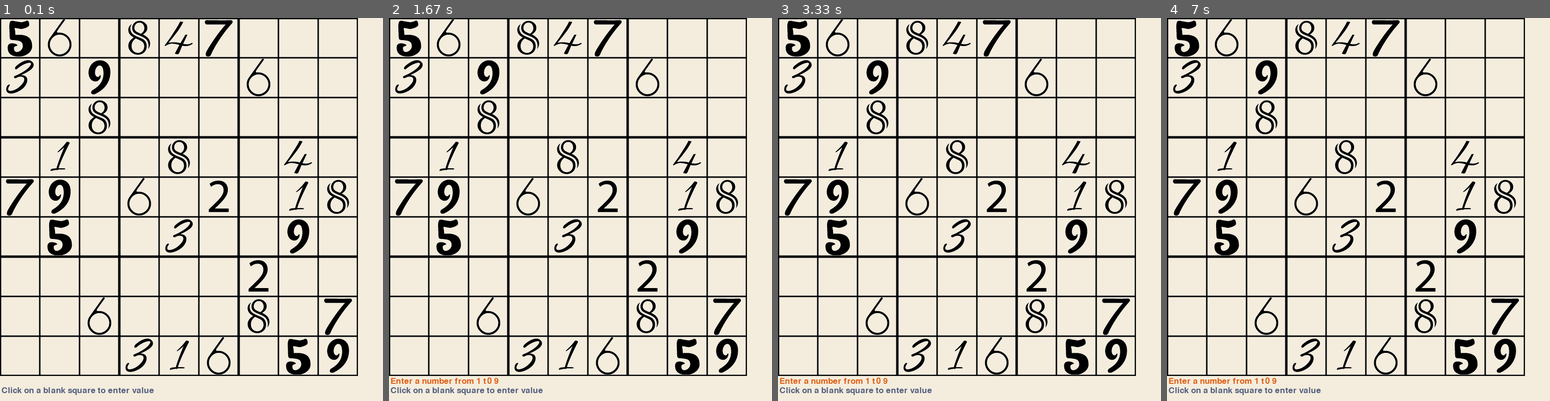
Above: before the commit, frames 1-4 (left to right).
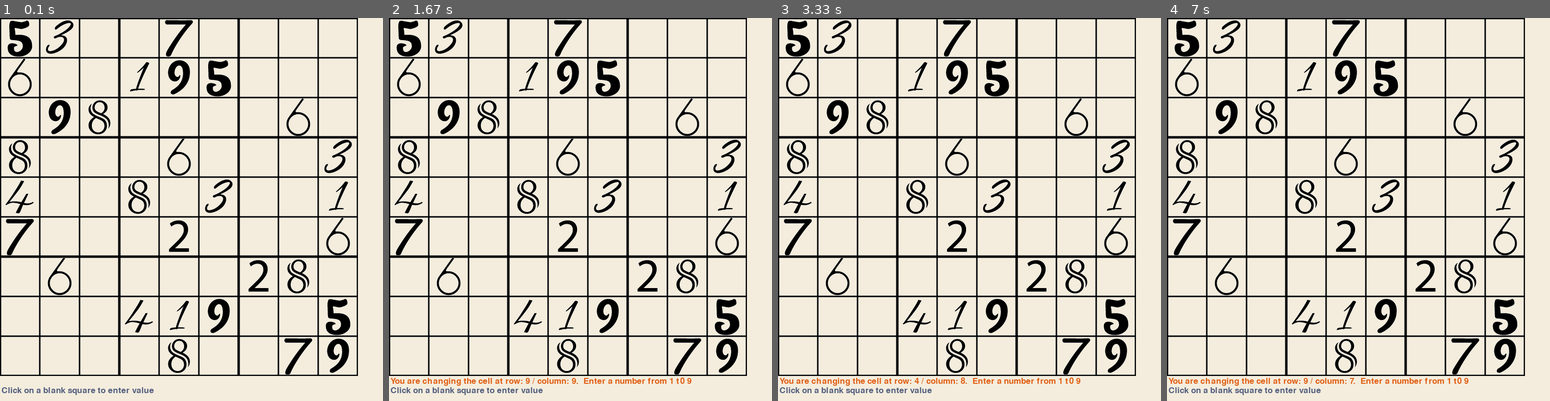
Above: after the commit, the same moments.

Repository: MAOneill/pygame-sudoku
Game: pygame game, started from pygame_soduko.py
Two runs of this game, one before a commit and one after it. Both use one fixed random seed, a clock stepped at 60 frames per second and the inputs below.
Inputs (mouse positions are in pixels of both pictures, inside the frame that each line leads up to):
- Up to frame 1 (0.1 s): no input
- Up to frame 2 (1.67 s): click (580, 209) at 0.38 s; click (584, 236) at 0.72 s; click (461, 152) at 1.05 s; click (722, 343) at 1.38 s
- Up to frame 3 (3.33 s): click (977, 79) at 1.72 s; click (950, 309) at 2.05 s; click (958, 144) at 2.38 s; click (915, 129) at 2.72 s; click (1069, 175) at 3.05 s
- Up to frame 4 (7 s): click (1477, 201) at 3.38 s; click (1438, 140) at 3.72 s; click (1247, 136) at 4.05 s; click (1373, 194) at 4.38 s; click (1247, 186) at 4.72 s; click (1301, 320) at 5.05 s; click (1243, 351) at 5.38 s; click (1297, 86) at 5.72 s; click (1320, 194) at 6.05 s; click (1266, 109) at 6.38 s; click (1427, 335) at 6.72 s

The runs differ from the first frame. In frame 1, 8.9% of the frame differs, in the area x 1-92%, y 0-94%; in frame 2, 9.5%, in the area x 0-92%, y 0-97%; in frame 3, 9.5%; in frame 4, 9.5%.

Commit message:
fixed an error.  my board was transposed

Diff:
--- a/pygame_soduko.py
+++ b/pygame_soduko.py
@@ -24,8 +24,8 @@
         colbox = int((col-1)//3)
         self.inner = (rowbox *3 )+ colbox+ 1
 
-        self.x_position = (row-1) * 81
-        self.y_position = (col-1) * 81
+        self.x_position = (col-1) * 81
+        self.y_position = (row-1) * 81
 
         #you can only change the image for an unknown cell:
     def change_cell_image(self):
@@ -202,14 +202,16 @@
                 screen_clicked = True
                 x = event.pos[0]
                 y = event.pos[1]
+
+                # use math to figure out what square they are in:
+                row =  int(y // 81) + 1
+                col = int (x // 81) + 1
+                cell = 'r%dc%d' % (row,col)
+                print(board['r%dc%d' % (row,col)].answer)
+
                 #change the value of the message text
-                message_text = font.render('Enter a number from 1 t0 9', True, (orange_color))
-
-                # use math to figure out what square they are in:
-                row =  int(x // 81) + 1
-                col = int (y // 81) + 1
-                # cell = 'r%dc%d' % (row,col)
-                # print(cell)
+                message_text = font.render('You are changing the cell at row: %d / column: %d.  Enter a number from 1 t0 9' % (row,col), True, (orange_color))
+
 
             if event.type == pygame.KEYDOWN:
                 # print('key down %r' % event.key)
--- /dev/null
+++ b/test_case.txt
@@ -0,0 +1,39 @@
+-------------------------------------
+| 5 | 3 | 0 | 0 | 7 | 0 | 0 | 0 | 0 |
+-------------------------------------
+| 6 | 0 | 0 | 1 | 9 | 5 | 0 | 0 | 0 |
+-------------------------------------
+| 0 | 9 | 8 | 0 | 0 | 0 | 0 | 6 | 0 |
+-------------------------------------
+| 8 | 0 | 0 | 0 | 6 | 0 | 0 | 0 | 3 |
+-------------------------------------
+| 4 | 0 | 0 | 8 | 0 | 3 | 0 | 0 | 1 |
+-------------------------------------
+| 7 | 0 | 0 | 0 | 2 | 0 | 0 | 0 | 6 |
+-------------------------------------
+| 0 | 6 | 0 | 0 | 0 | 0 | 2 | 8 | 0 |
+-------------------------------------
+| 0 | 0 | 0 | 4 | 1 | 9 | 0 | 0 | 5 |
+-------------------------------------
+| 0 | 0 | 0 | 0 | 8 | 0 | 0 | 7 | 9 |
+-------------------------------------
+
+-------------------------------------
+| 5 | 3 | 4 | 6 | 7 | 8 | 9 | 1 | 2 |
+-------------------------------------
+| 6 | 7 | 2 | 1 | 9 | 5 | 3 | 4 | 8 |
+-------------------------------------
+| 1 | 9 | 8 | 3 | 4 | 2 | 5 | 6 | 7 |
+-------------------------------------
+| 8 | 5 | 9 | 7 | 6 | 1 | 4 | 2 | 3 |
+-------------------------------------
+| 4 | 2 | 6 | 8 | 5 | 3 | 7 | 9 | 1 |
+-------------------------------------
+| 7 | 1 | 3 | 9 | 2 | 4 | 8 | 5 | 6 |
+-------------------------------------
+| 9 | 6 | 1 | 5 | 3 | 7 | 2 | 8 | 4 |
+-------------------------------------
+| 2 | 8 | 7 | 4 | 1 | 9 | 6 | 3 | 5 |
+-------------------------------------
+| 3 | 4 | 5 | 2 | 8 | 6 | 1 | 7 | 9 |
+-------------------------------------
